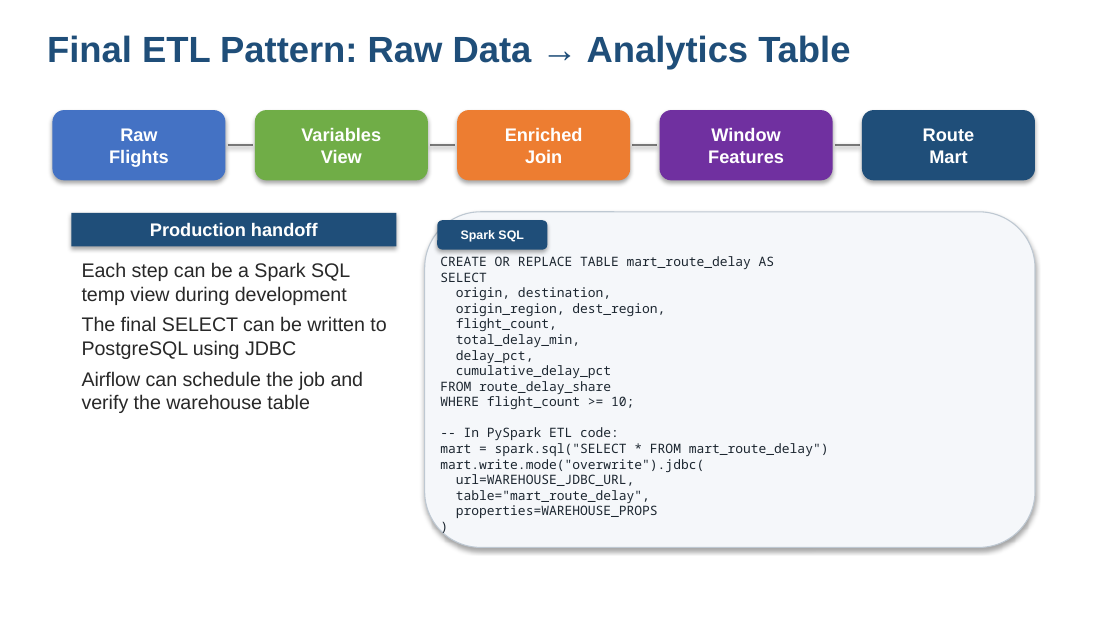
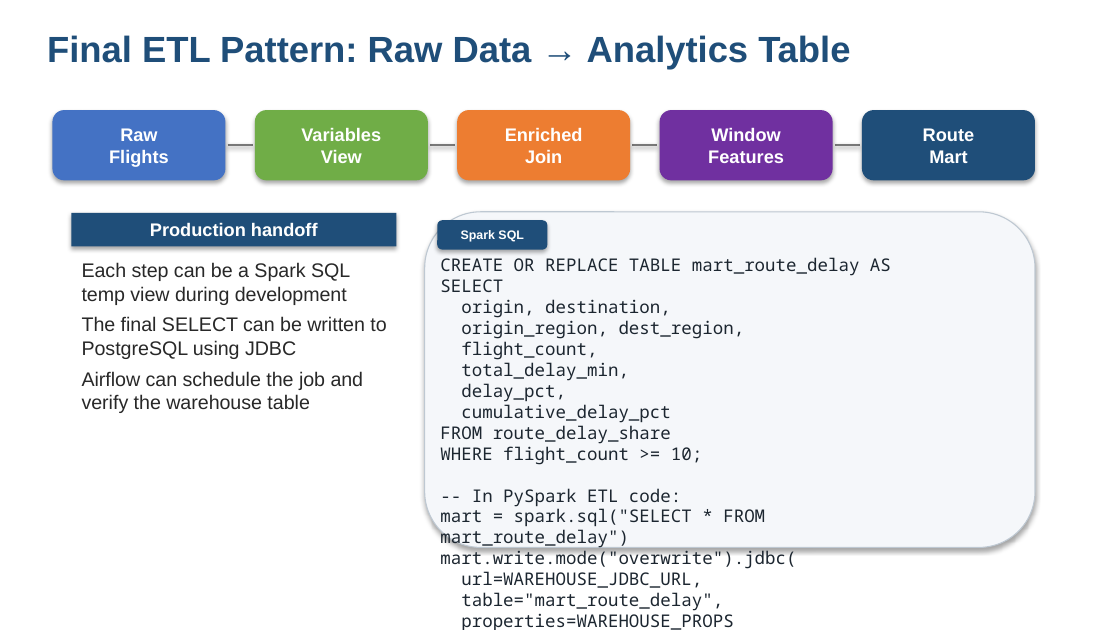
Before and after one commit to zhangyu027/UCI_Hadoop_Apache_Airflow, a slide deck: slide 40 of 02_Slides/M6_SparkSQL.pptx. Drawn at 1120x630 pixels with LibreOffice and Linux fonts; fonts in the diff are those of the drawing. Boxes give left, top, right and bottom in pixels: in the first picture for what was removed or moved away, otherwise in the second. Text is boxed around its words. In the diff, an @@ line names an element or a change of style, - is before the commit and + after.

```diff
--- a/02_Slides/M6_SparkSQL.pptx
+++ b/02_Slides/M6_SparkSQL.pptx
@@ text at box(440, 257, 891, 630): size 8.9 to 12 pt @@
```
Also in this commit, not shown: 6 other slides changed, 21 slides removed, 10 other files.
